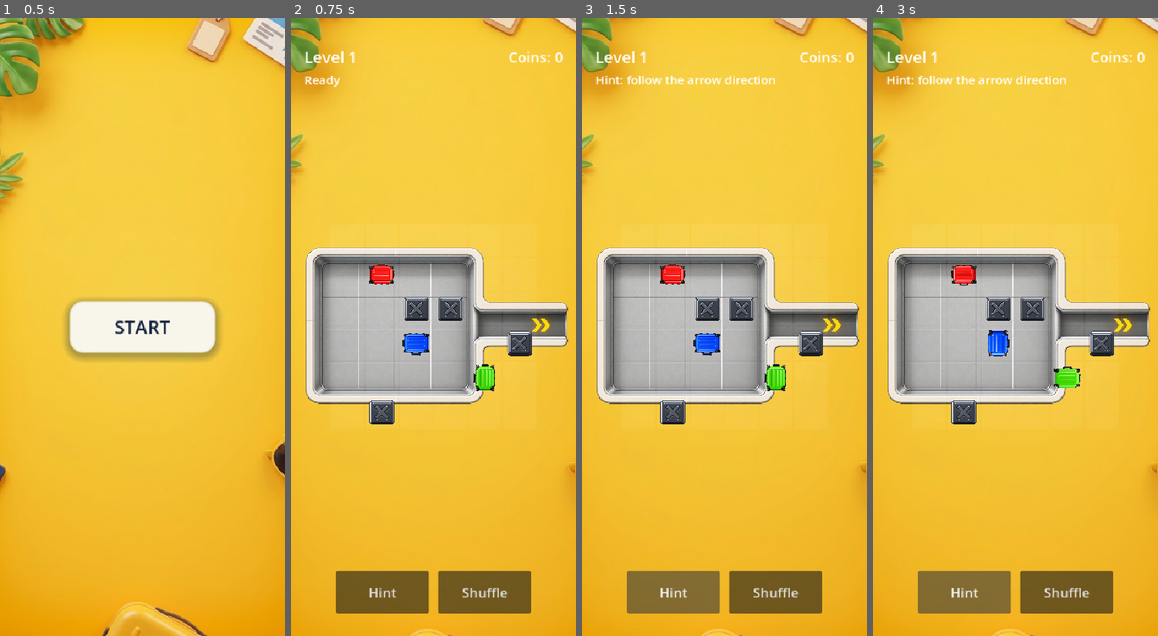
Above: before the commit, frames 1-4 (left to right).
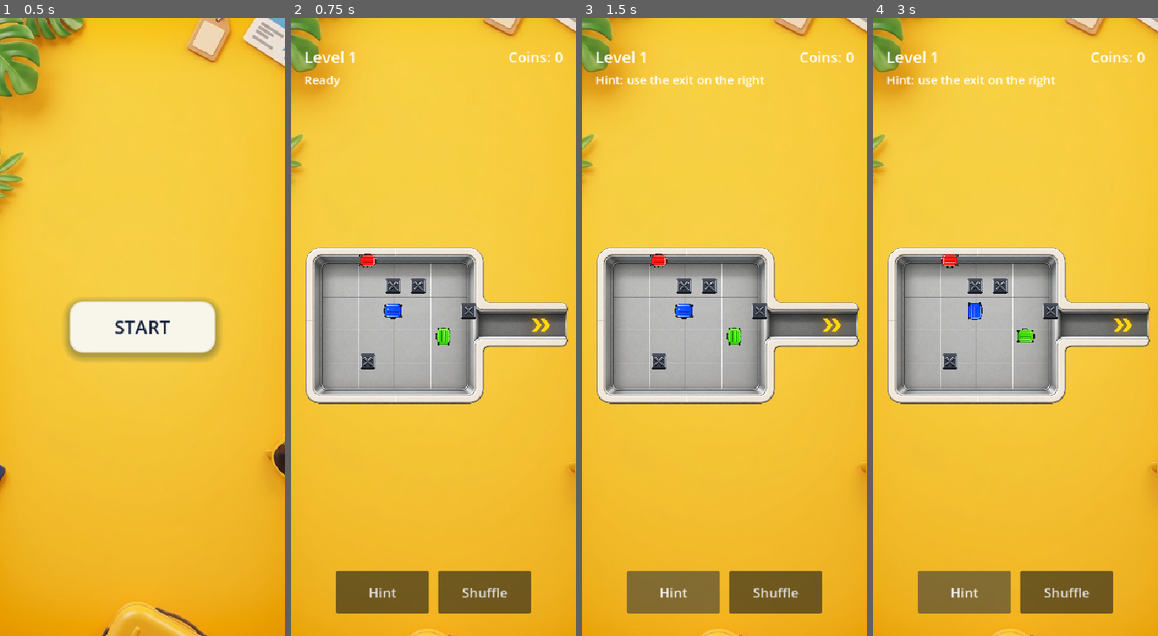
Above: after the commit, the same moments.

Repository: monetbee/luggage-jam
Game: Godot game, scene res://scenes/main_menu.tscn
Two runs of this game, one before a commit and one after it. Both use one fixed random seed, a clock stepped at 60 frames per second and the inputs below.
Inputs:
- Up to frame 1 (0.5 s): no input
- Up to frame 2 (0.75 s): click "START" at 0.5 s
- Up to frame 3 (1.5 s): click "Hint" at 1.25 s
- Up to frame 4 (3 s): click "Shuffle" at 2 s; click "Hint" at 2.75 s

Frame 1 is identical in both runs. In frame 2, 3.0% of the frame differs, in the area x 23-85%, y 38-66%; in frame 3, 3.5%, in the area x 15-85%, y 9-66%; in frame 4, 3.4%.

Commit message:
Constrain board objects to tray play area

Diff:
--- a/scripts/game.gd
+++ b/scripts/game.gd
@@ -1,8 +1,13 @@
 extends Node2D
 
-const CELL_SIZE: int = 52
 const LUGGAGE_SCENE: PackedScene = preload("res://scenes/luggage.tscn")
 const WALL_TEXTURE: Texture2D = preload("res://assets/x_clear.png")
+
+# Logical play area that matches the inside of tray_01.
+# Everything on the board is positioned inside this rectangle.
+const PLAYABLE_SIZE: float = 228.0
+const EXIT_ROWS: Array[int] = [2, 3]
+const DEBUG_BOARD: bool = false
 
 @onready var board: Node2D = $Board
 @onready var tray: Sprite2D = $Tray
@@ -18,6 +23,7 @@
 var luggages: Array[Luggage] = []
 var save_data: Dictionary = {}
 var collected_count: int = 0
+var cell_size: float = 38.0
 
 
 func _ready() -> void:
@@ -68,33 +74,49 @@
 		child.queue_free()
 
 	var board_size: int = int(level_data.get("size", 6))
+	cell_size = PLAYABLE_SIZE / float(board_size)
+
+	# Optional debug overlay. Normally invisible; enable DEBUG_BOARD when aligning artwork.
+	if DEBUG_BOARD:
+		_create_debug_grid(board_size)
+
+	for wall: Dictionary in level_data.get("walls", []):
+		var wall_row: int = int(wall.get("row", 0))
+		var wall_col: int = int(wall.get("col", 0))
+		if not _is_inside_board(wall_row, wall_col, board_size):
+			continue
+		walls[Vector2i(wall_row, wall_col)] = true
+		_create_wall_visual(wall_row, wall_col)
+
+	for luggage_data: Dictionary in level_data.get("luggages", []):
+		var luggage: Luggage = LUGGAGE_SCENE.instantiate() as Luggage
+		if luggage == null:
+			continue
+		luggage.row = int(luggage_data.get("row", 0))
+		luggage.col = int(luggage_data.get("col", 0))
+		if not _is_inside_board(luggage.row, luggage.col, board_size):
+			luggage.queue_free()
+			continue
+		luggage.color = String(luggage_data.get("color", "red"))
+		luggage.direction = String(luggage_data.get("direction", "right"))
+		luggage.position = board_position_for(luggage.row, luggage.col)
+		# Scale the whole Area2D so the image and hitbox both stay inside one cell.
+		var luggage_scale: float = (cell_size * 0.78) / 44.0
+		luggage.scale = Vector2(luggage_scale, luggage_scale)
+		luggage.pressed.connect(_on_luggage_pressed)
+		board.add_child(luggage)
+		luggages.append(luggage)
+
+
+func _create_debug_grid(board_size: int) -> void:
 	for row: int in range(board_size):
 		for col: int in range(board_size):
 			var tile_node: ColorRect = ColorRect.new()
 			tile_node.mouse_filter = Control.MOUSE_FILTER_IGNORE
-			tile_node.color = Color(1.0, 1.0, 1.0, 0.055)
-			tile_node.size = Vector2(CELL_SIZE - 2, CELL_SIZE - 2)
-			tile_node.position = board_position_for(row, col) - Vector2((CELL_SIZE - 2) * 0.5, (CELL_SIZE - 2) * 0.5)
+			tile_node.color = Color(0.2, 0.8, 1.0, 0.12)
+			tile_node.size = Vector2(cell_size - 1.0, cell_size - 1.0)
+			tile_node.position = board_position_for(row, col) - Vector2(tile_node.size.x * 0.5, tile_node.size.y * 0.5)
 			board.add_child(tile_node)
-
-	for wall: Dictionary in level_data.get("walls", []):
-		var wall_row: int = int(wall.get("row", 0))
-		var wall_col: int = int(wall.get("col", 0))
-		walls[Vector2i(wall_row, wall_col)] = true
-		_create_wall_visual(wall_row, wall_col)
-
-	for luggage_data: Dictionary in level_data.get("luggages", []):
-		var luggage: Luggage = LUGGAGE_SCENE.instantiate() as Luggage
-		if luggage == null:
-			continue
-		luggage.row = int(luggage_data.get("row", 0))
-		luggage.col = int(luggage_data.get("col", 0))
-		luggage.color = String(luggage_data.get("color", "red"))
-		luggage.direction = String(luggage_data.get("direction", "right"))
-		luggage.position = board_position_for(luggage.row, luggage.col)
-		luggage.pressed.connect(_on_luggage_pressed)
-		board.add_child(luggage)
-		luggages.append(luggage)
 
 
 func _create_wall_visual(row: int, col: int) -> void:
@@ -102,12 +124,25 @@
 	wall_node.texture = WALL_TEXTURE
 	wall_node.position = board_position_for(row, col)
 	wall_node.centered = true
-	_fit_sprite_to_cell(wall_node, 46.0)
+	_fit_sprite_to_cell(wall_node, cell_size * 0.78)
 	board.add_child(wall_node)
 
 
 func board_position_for(row: int, col: int) -> Vector2:
-	return Vector2(col * CELL_SIZE + CELL_SIZE * 0.5, row * CELL_SIZE + CELL_SIZE * 0.5)
+	return Vector2(
+		col * cell_size + cell_size * 0.5,
+		row * cell_size + cell_size * 0.5
+	)
+
+
+func _is_inside_board(row: int, col: int, board_size: int) -> bool:
+	return row >= 0 and row < board_size and col >= 0 and col < board_size
+
+
+func _can_exit(row: int, col: int, direction_vector: Vector2i, board_size: int) -> bool:
+	# The artwork has a single opening on the right side. Only cells aligned with
+	# that opening can leave the tray; every other edge behaves like a wall.
+	return direction_vector == Vector2i(0, 1) and col == board_size - 1 and EXIT_ROWS.has(row)
 
 
 func _on_luggage_pressed(luggage: Luggage) -> void:
@@ -122,8 +157,11 @@
 		var next_row: int = luggage.row + direction_vector.x
 		var next_col: int = luggage.col + direction_vector.y
 
-		if next_row < 0 or next_row >= board_size or next_col < 0 or next_col >= board_size:
-			collect_luggage(luggage)
+		if not _is_inside_board(next_row, next_col, board_size):
+			if _can_exit(luggage.row, luggage.col, direction_vector, board_size):
+				collect_luggage(luggage)
+			else:
+				status_label.text = "Blocked" if not moved else "Moved"
 			return
 
 		var next_cell: Vector2i = Vector2i(next_row, next_col)
@@ -156,7 +194,7 @@
 
 
 func _on_hint_pressed() -> void:
-	status_label.text = "Hint: follow the arrow direction"
+	status_label.text = "Hint: use the exit on the right"
 
 
 func _on_shuffle_pressed() -> void:
